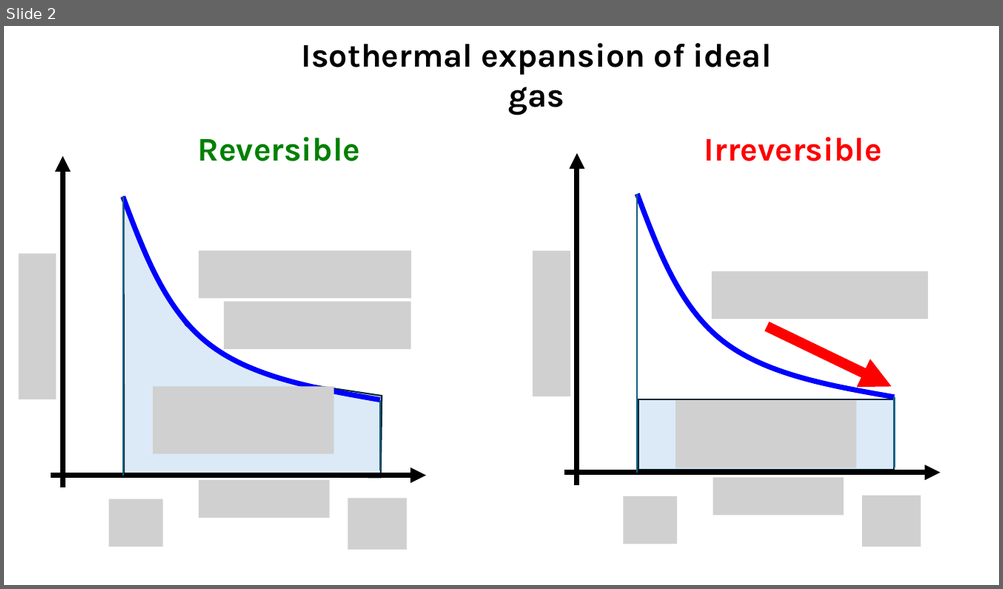
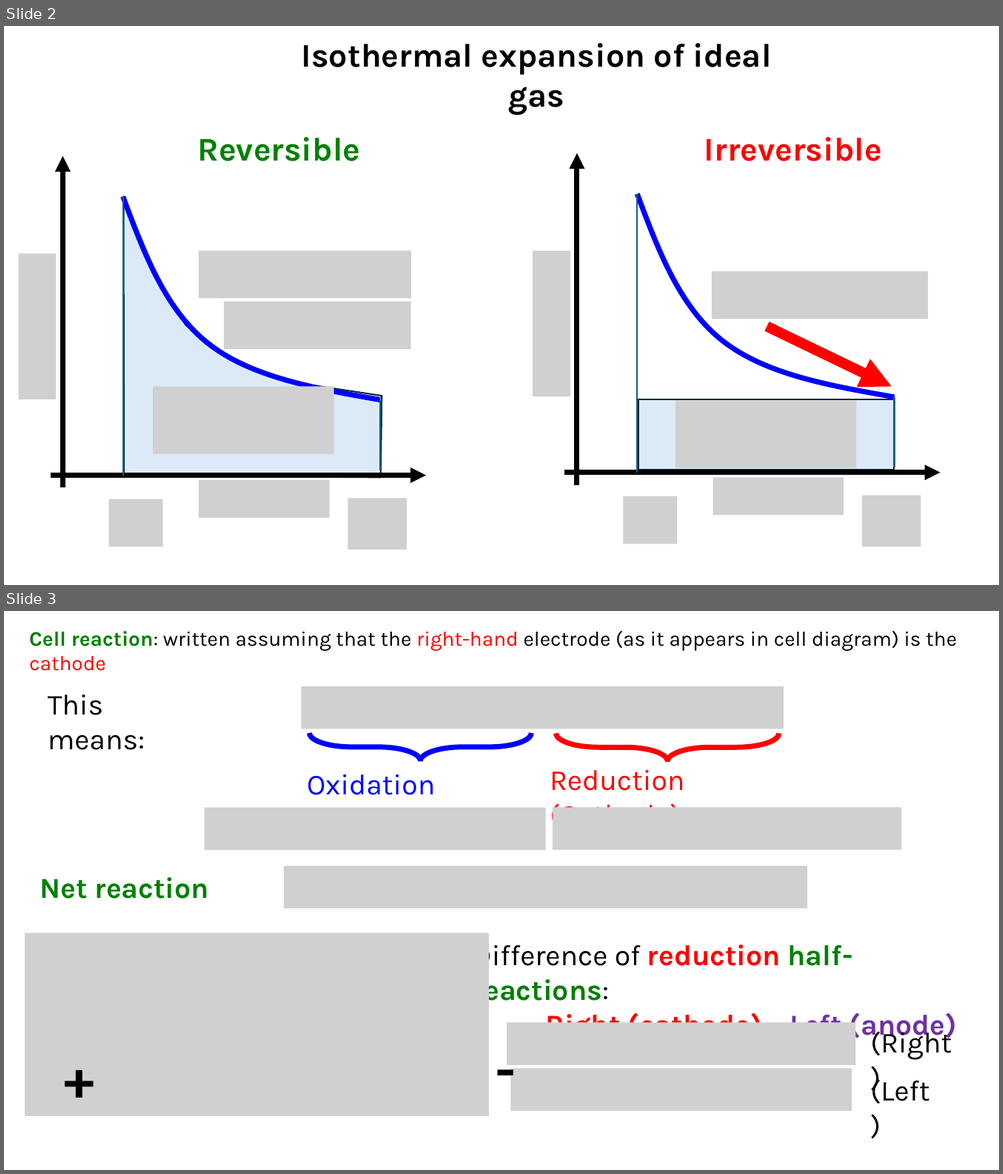
Before and after one commit to AkimovLab/OpenPhysChem, a slide deck: pics.pptx. Shown one above the other, each under a label of ours: slide 2 before the commit, slides 2 and 3 after it. The pictures are 1003x589 and 1003x1174 pixels, drawn with LibreOffice and Linux fonts; fonts in the diff are those of the drawing; grey boxes stand for pictures. Boxes give left, top, right and bottom in pixels: in the first picture for what was removed or moved away, otherwise in the second. Text is boxed around its words. In the diff, an @@ line names an element or a change of style, - is before the commit and + after.

```diff
--- a/pics.pptx
+++ b/pics.pptx
@@ slide 3 added at (x1=4, y1=611, x2=999, y2=1170), background #FFFFFF @@
@@ text added at (x1=29, y1=631, x2=956, y2=651), 20 pt, text #000000 @@
+Cell reaction: written assuming that the right-hand electrode (as it appears in cell diagram) is the cathode
@@ text added at (x1=48, y1=695, x2=145, y2=750), 28 pt, text #000000 @@
+This means:
@@ picture added at (x1=301, y1=686, x2=783, y2=729) @@
@@ right brace added at (x1=309, y1=733, x2=531, y2=761), outline #0000FF 5 pt @@
@@ right brace added at (x1=555, y1=733, x2=779, y2=761), outline #FF0000 5 pt @@
@@ text added at (x1=307, y1=775, x2=435, y2=807), 28 pt, text #0000FF @@
+Oxidation (Anode)
@@ text added at (x1=549, y1=770, x2=685, y2=832), 28 pt, text #FF0000 @@
+Reduction (Cathode)
@@ picture added at (x1=205, y1=808, x2=546, y2=851) @@
@@ picture added at (x1=552, y1=807, x2=902, y2=850) @@
@@ picture added at (x1=284, y1=866, x2=808, y2=908) @@
@@ text added at (x1=40, y1=877, x2=210, y2=899), 28 pt, text #008000, bold @@
+Net reaction
@@ picture added at (x1=25, y1=934, x2=489, y2=1117) @@
@@ text added at (x1=472, y1=940, x2=957, y2=1042), 28 pt, text #FF0000, bold @@
+Difference of reduction half-reactions:
+Right (cathode) – Left (anode)
@@ text added at (x1=487, y1=1031, x2=522, y2=1105), 54 pt, text #000000, bold @@
+-
@@ picture added at (x1=507, y1=1023, x2=856, y2=1065) @@
@@ text added at (x1=870, y1=1027, x2=951, y2=1060), 28 pt, text #000000 @@
+(Right)
@@ text added at (x1=57, y1=1039, x2=102, y2=1114), 54 pt, text #000000, bold @@
++
@@ picture added at (x1=511, y1=1068, x2=851, y2=1111) @@
@@ text added at (x1=870, y1=1066, x2=929, y2=1105), 28 pt, text #000000 @@
+(Left)
```
Also in this commit, not shown: 3 other files.
